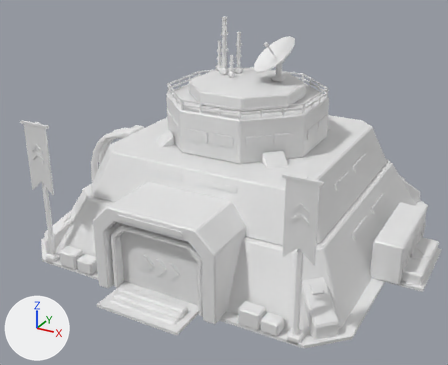
A saved change to the FBX model art/base_nodes/export/SM_Holo_CentralHub_T2.fbx.
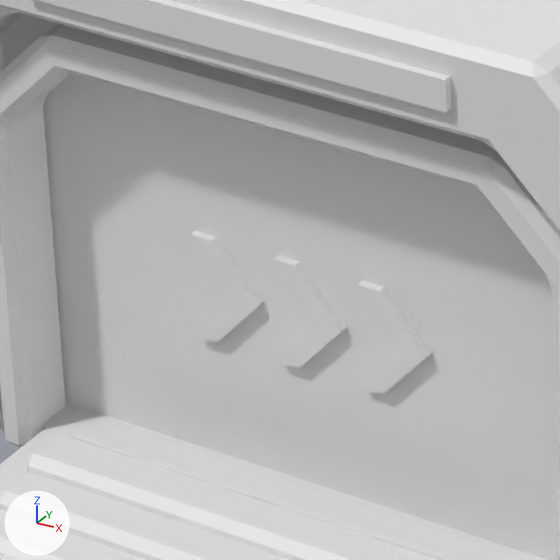
Each version is shown whole from a 50 mm lens placed at (27.78, -55.36, 32.15), pointed at (-1.01, -3.02, 5.98), then close up on the part from 25% to 44% of the width and 60% to 84% of the height. The axes (+X, +Y, +Z) are drawn at lower left. The lights are the same throughout. The first two pictures are the older version.

Objects in the first close-up: 'SM_Holo_CentralHub_T2'.
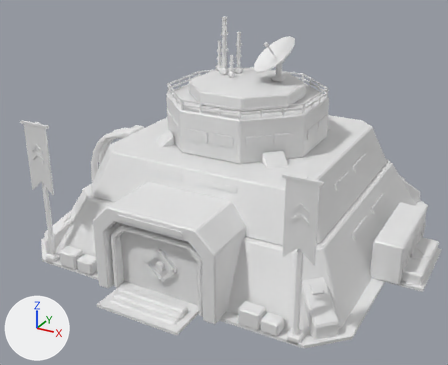
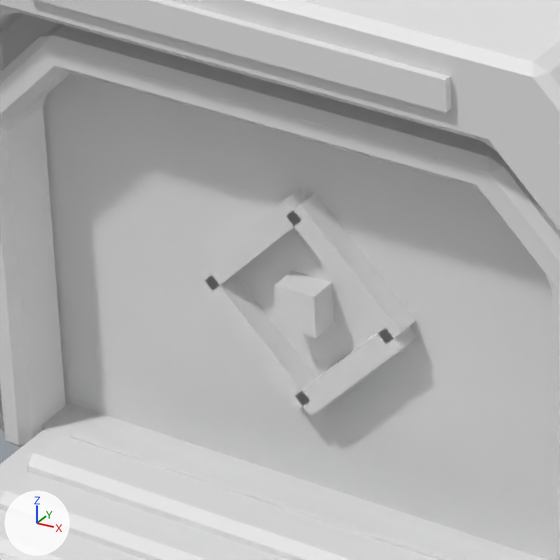
Where the change shows, as pixel boxes (x1, y1, x2, y2) in the close-ups (560 x 560 px; the box of a moved part takes in the faces that stretch with it):
part 1 of me_sm_holo_centralhub_t2, added
    after: (274, 271, 334, 338)
part 2 of me_sm_holo_centralhub_t2, deleted
    before: (273, 255, 347, 368)
part 3 of me_sm_holo_centralhub_t2, moved or reshaped
    before: (70, 231, 464, 560)
    after: (70, 188, 464, 560)

What the commit changed:
me_sm_holo_centralhub_t2 is used by ob_sm_holo_centralhub_t2; location (0.0, 0.0, 0.0).
me_sm_holo_centralhub_t2 had 2816 vertices, 4670 faces and spanned x -20.5..20.5, y -20.5..20.5, z -0.3..22.1.
me_sm_holo_centralhub_t2 now has 2820 vertices, 4670 faces and spans x -20.5..20.5, y -20.5..20.5, z -0.3..22.1.
me_sm_holo_centralhub_t2 part 1: a new loose piece, a box spanning x -0.32..0.32, y -16.77..-16.35, z 2.98..3.62, in mat_m_holosolid (white #e7e7e7).
me_sm_holo_centralhub_t2 part 2: the loose piece of 12 vertices spanning x -0.5..0.5, y -16.5..-16.4, z 2.2..3.8 is deleted.
Part 3, on me_sm_holo_centralhub_t2:
24 vertices are removed from x -1.9..1.9, y -16.5..-16.4, z 2.2..3.8.
64 faces are deleted.
16 vertices are added at x -1.6..1.6, y -16.7, z 1.7..4.9.
16 new vertices lie (0.0, 0.4, 0.0) away from vertices in x -1.6..1.6, y -16.7, z 1.7..4.9.
72 new faces join them.
